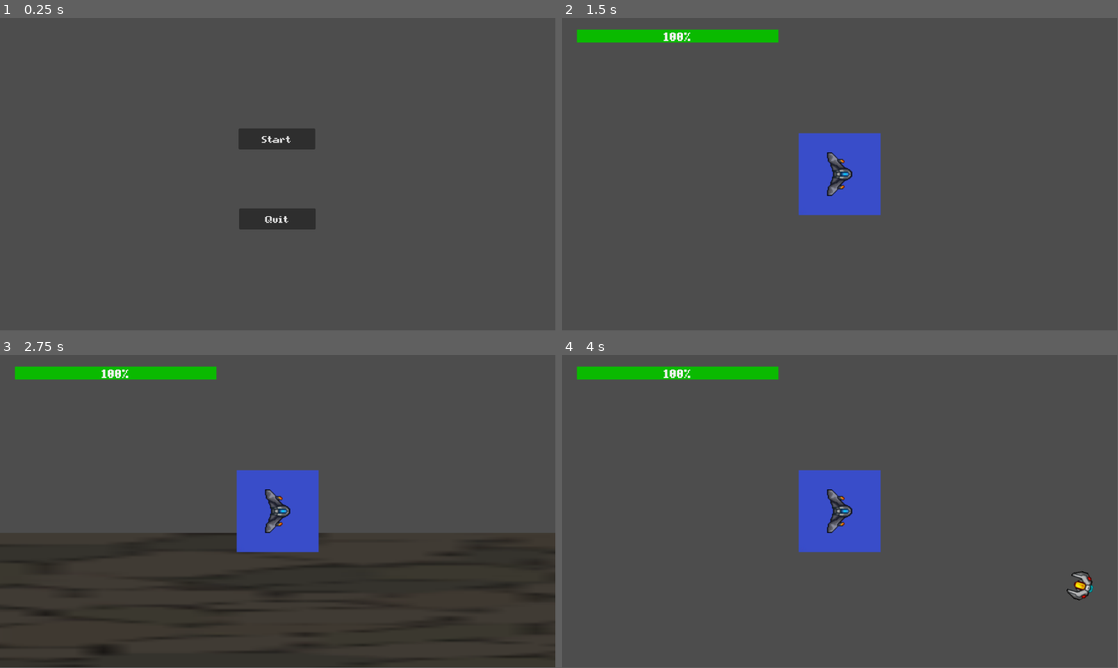
Above: before the commit, frames 1-4 (two rows, left to right).
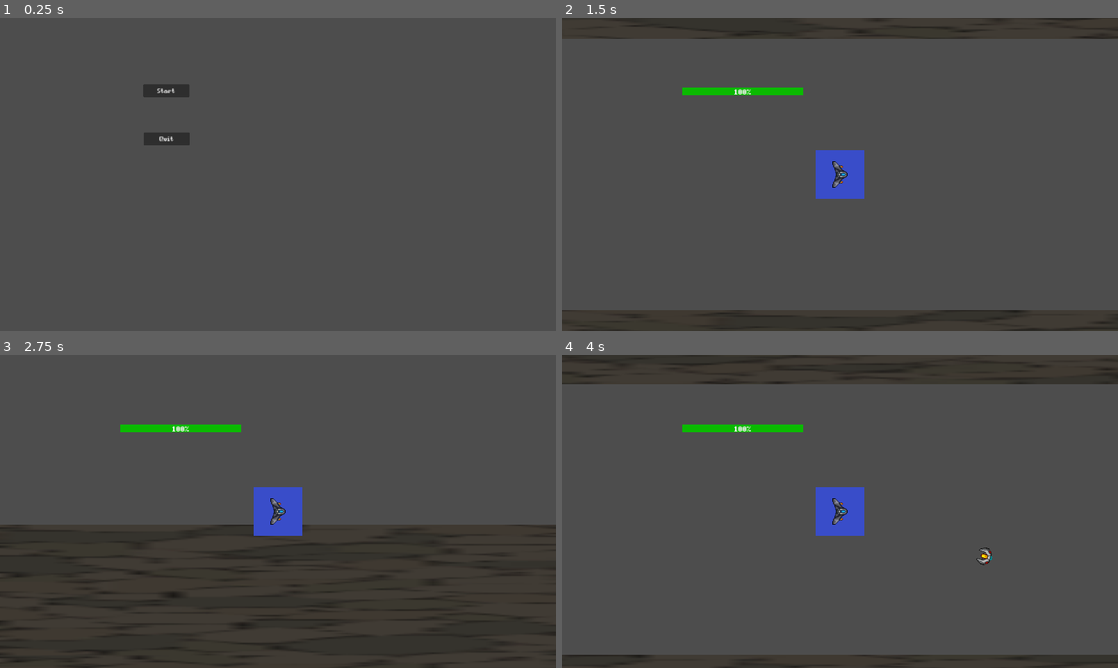
Above: after the commit, the same moments.

Repository: XavierJp/En-attendant-godot
Game: Godot game, scene res://scenes/UIs/title_screen.tscn
Same seed, same stepped clock (60 frames per second), same inputs: the game is played once before the commit and once after it.
Inputs:
- Up to frame 1 (0.25 s): no input
- Up to frame 2 (1.5 s): click "Start" at 0.5 s; tap Enter at 1.25 s; hold Right (ui_right) from 1.28 s (still down)
- Up to frame 3 (2.75 s): release Right (ui_right) at 2.03 s; hold Down (ui_down) from 2.03 s (still down)
- Up to frame 4 (4 s): tap Space at 2.75 s; release Down (ui_down) at 2.78 s; hold Right (ui_right) 2.78-3.53 s; hold Up (ui_up) from 3.53 s (still down)
In our replay, the window is 799x449 before the commit and 800x450 after it. These sizes can differ from the game's own. Grey fills any space a smaller window leaves; there, only what the larger window draws over its background counts as a difference.

The runs differ from the first frame. In frame 1, 2.4% of the frame differs, in the area x 25-57%, y 21-68%; in frame 2, 17%; in frame 3, 7.6%; in frame 4, 17%, in the area x 0-100%, y 0-100%.

Commit message:
change resolution and expand window

Diff:
--- a/project.godot
+++ b/project.godot
@@ -14,3 +14,10 @@
 run/main_scene="res://scenes/UIs/title_screen.tscn"
 config/features=PackedStringArray("4.2", "Forward Plus")
 config/icon="res://icon.svg"
+
+[display]
+
+window/size/viewport_width=1920
+window/size/viewport_height=1080
+window/stretch/mode="canvas_items"
+window/stretch/aspect="expand"
